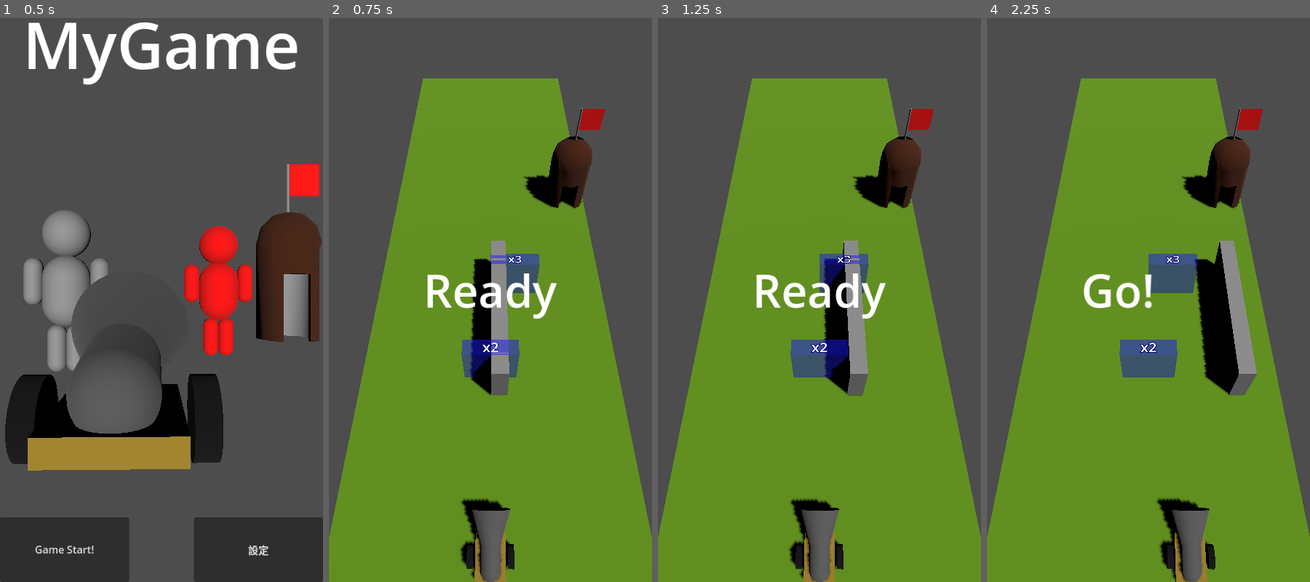
Above: before the commit, frames 1-4 (left to right).
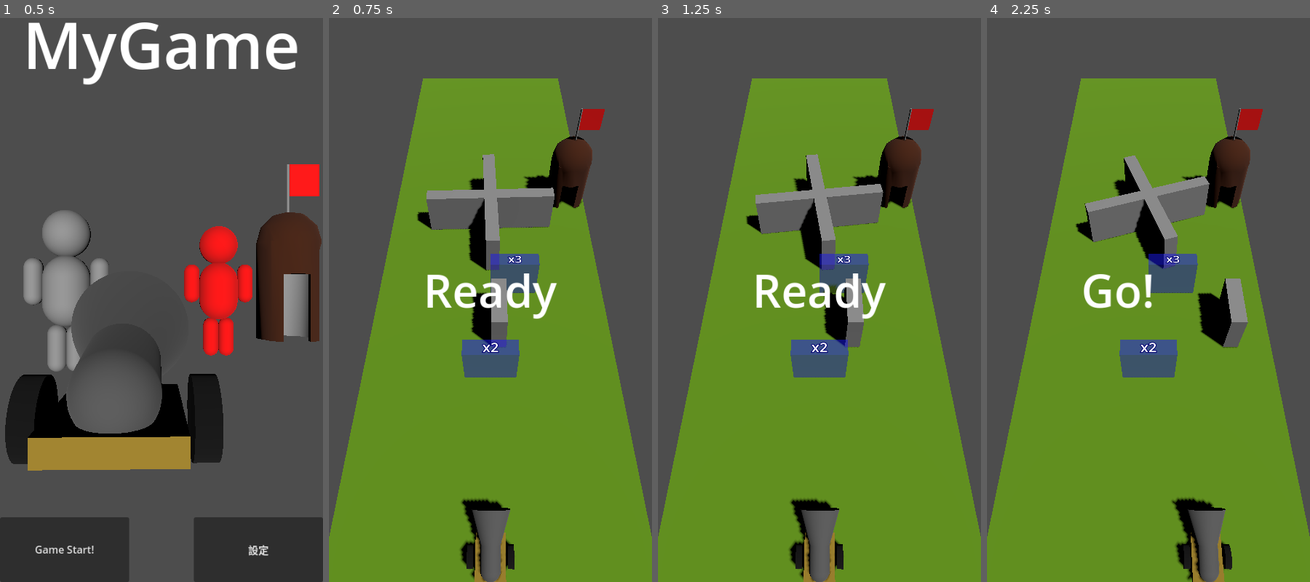
Above: after the commit, the same moments.

Repository: footinglow/Godot4
Game: Godot game, scene res://title.tscn
The game is run twice, just before and just after one commit, with the same random seed, the same clock (stepped at 60 frames per second) and the same inputs.
Inputs (mouse positions are in pixels of both pictures, inside the frame that each line leads up to):
- Up to frame 1 (0.5 s): no input
- Up to frame 2 (0.75 s): click "Game Start!" at 0.5 s
- Up to frame 3 (1.25 s): no input
- Up to frame 4 (2.25 s): move the mouse to (1219, 260) at 1.27 s; click (1219, 260) at 1.42 s; drag from (1083, 322) to (1132, 407) at 2.02 s

Frame 1 is identical in both runs. In frame 2, 5.3% of the frame differs, in the area x 27-70%, y 24-67%; in frame 3, 5.7%; in frame 4, 8.8%, in the area x 27-84%, y 24-100%.

Commit message:
【Godot 4.0】スマホ３Dゲームを作るための勉強　その２７　動く障害物を作る　その２　回転ドア

Diff:
--- /dev/null
+++ b/02_study/S27StageItemRevolvingDoor/StageItems/revolving_door.gd
@@ -0,0 +1,6 @@
+extends StaticBody3D
+
+@export var m_d_speed_degps = 0.2	# 1秒あたりに開店する確度
+
+func _physics_process(delta):
+	rotate_y( m_d_speed_degps * delta )
--- /dev/null
+++ b/02_study/S27StageItemRevolvingDoor/StageItems/revolving_door.tscn
@@ -0,0 +1,28 @@
+[gd_scene load_steps=4 format=3 uid="uid://b83jnqlcg1r4b"]
+
+[ext_resource type="Script" path="res://StageItems/revolving_door.gd" id="1_efl1u"]
+
+[sub_resource type="BoxMesh" id="BoxMesh_x7px2"]
+size = Vector3(0.3, 1, 3)
+
+[sub_resource type="BoxShape3D" id="BoxShape3D_ncnhp"]
+size = Vector3(0.3, 1, 3)
+
+[node name="RevolvingDoor" type="StaticBody3D"]
+script = ExtResource("1_efl1u")
+
+[node name="MeshInstance3D" type="MeshInstance3D" parent="."]
+transform = Transform3D(1, 0, 0, 0, 1, 0, 0, 0, 1, 0, 0.5, 0)
+mesh = SubResource("BoxMesh_x7px2")
+
+[node name="CollisionShape3D" type="CollisionShape3D" parent="."]
+transform = Transform3D(1, 0, 0, 0, 1, 0, 0, 0, 1, 0, 0.5, 0)
+shape = SubResource("BoxShape3D_ncnhp")
+
+[node name="MeshInstance3D2" type="MeshInstance3D" parent="."]
+transform = Transform3D(-4.37114e-08, 0, 1, 0, 1, 0, -1, 0, -4.37114e-08, 0, 0.5, 0)
+mesh = SubResource("BoxMesh_x7px2")
+
+[node name="CollisionShape3D2" type="CollisionShape3D" parent="."]
+transform = Transform3D(-4.37114e-08, 0, 1, 0, 1, 0, -1, 0, -4.37114e-08, 0, 0.5, 0)
+shape = SubResource("BoxShape3D_ncnhp")
--- a/02_study/S27StageItemRevolvingDoor/Stages/stage001.tscn
+++ b/02_study/S27StageItemRevolvingDoor/Stages/stage001.tscn
@@ -6,6 +6,7 @@
 [ext_resource type="PackedScene" uid="uid://co218syojoubj" path="res://Characters/enemy.tscn" id="3_3gttc"]
 [ext_resource type="PackedScene" uid="uid://ddc6d0m7f0w4i" path="res://StageItems/multiplication_area.tscn" id="5_4rwhn"]
 [ext_resource type="PackedScene" uid="uid://mgkgigjgw8iy" path="res://StageItems/moving_wall.tscn" id="6_waadh"]
+[ext_resource type="PackedScene" uid="uid://b83jnqlcg1r4b" path="res://StageItems/revolving_door.tscn" id="7_5dr1i"]
 
 [sub_resource type="BoxShape3D" id="BoxShape3D_ixapx"]
 size = Vector3(5, 2, 1)
@@ -42,6 +43,9 @@
 m_i_magnification = 3.0
 
 [node name="MovingWall" parent="." instance=ExtResource("6_waadh")]
-transform = Transform3D(1, 0, 0, 0, 1, 0, 0, 0, 3, 0, 0, -4)
+transform = Transform3D(1, 0, 0, 0, 1, 0, 0, 0, 1, 0, 0, -4)
+
+[node name="RevolvingDoor" parent="." instance=ExtResource("7_5dr1i")]
+transform = Transform3D(1, 0, 0, 0, 1, 0, 0, 0, 1, 0, 0, -7)
 
 [connection signal="body_entered" from="EnemyBulletSensor" to="." method="_on_enemy_bullet_sensor_body_entered"]
Not shown: 1 places in 02_study/S27StageItemRevolvingDoor/Stages/stage001.tscn that only renumber resources
